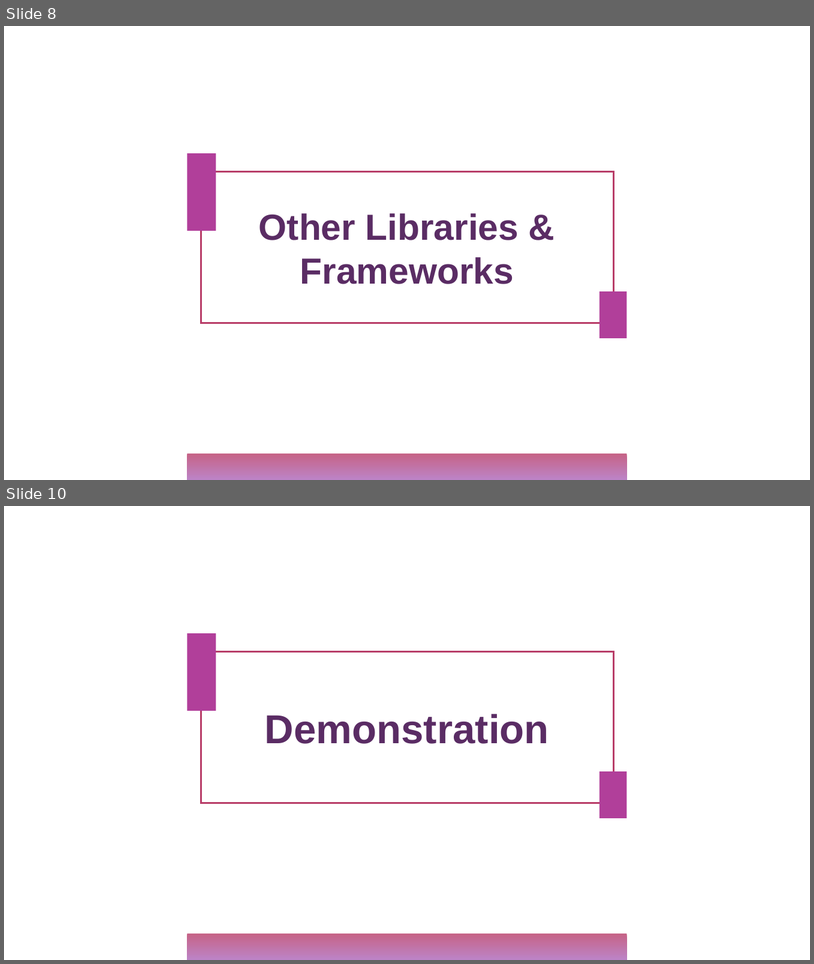
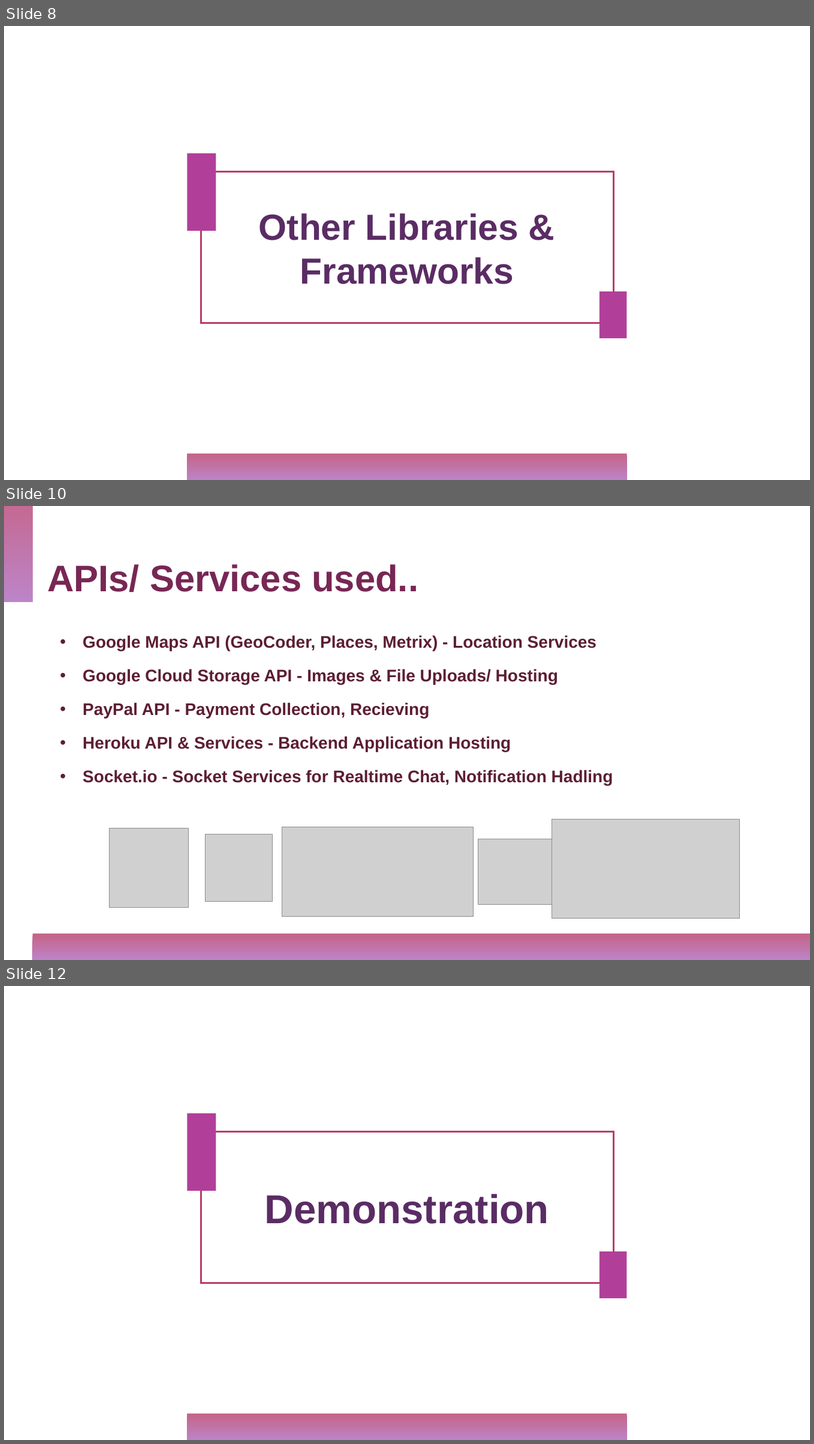
Before and after one commit to cmadusankahw/evenza-MEAN-frontend, a slide deck: Docs/evenza,pptx.pptx. Shown one above the other, each under a label of ours: slides 8 and 10 before the commit, slides 8, 10 and 12 after it; the slides between them are not shown. The pictures are 814x964 and 814x1444 pixels, drawn with LibreOffice and Linux fonts; fonts in the diff are those of the drawing; grey boxes stand for pictures. Boxes give left, top, right and bottom in pixels: in the first picture for what was removed or moved away, otherwise in the second. Text is boxed around its words. In the diff, an @@ line names an element or a change of style, - is before the commit and + after.

Commit message:
gcloud image upload and deployment done

```diff
--- a/Docs/evenza,pptx.pptx
+++ b/Docs/evenza,pptx.pptx
@@ slide 10 added at [4,506,810,960], background #FFFFFF @@
@@ rectangle added at [4,506,32,601], fill gradient #B83D68 to #AC66BB @@
@@ title added at [47,564,419,592], 44 pt, text #772754, bold @@
+APIs/ Services used..
@@ text added at [83,635,614,786], 20 pt, text #5C1F34, bold @@
+• Google Maps API (GeoCoder, Places, Metrix) - Location Services
+• Google Cloud Storage API - Images & File Uploads/ Hosting
+• PayPal API - Payment Collection, Recieving
+• Heroku API & Services - Backend Application Hosting
+• Socket.io - Socket Services for Realtime Chat, Notification Hadling
@@ picture added at [109,828,189,907] @@
@@ picture added at [282,826,474,917] @@
@@ picture added at [552,819,740,918] @@
@@ picture added at [206,834,273,901] @@
@@ picture added at [479,840,600,904] @@
@@ rectangle added at [32,933,810,960], fill gradient #B83D68 to #AC66BB @@
@@ what was slide 10 is now slide 12 @@
```
Also in this commit, not shown: 3 slides changed, 1 other slide added, 15 other files.
